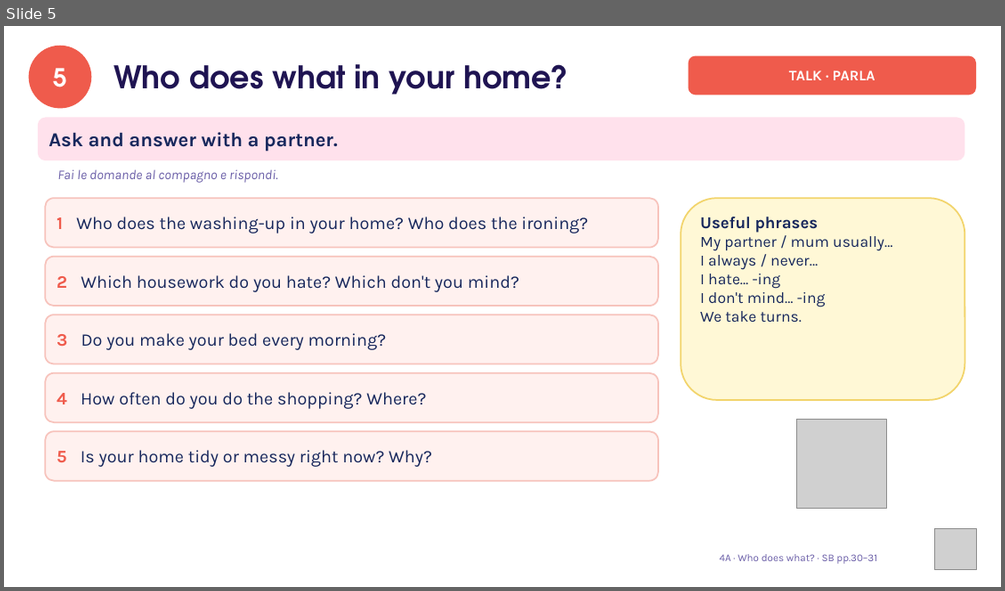
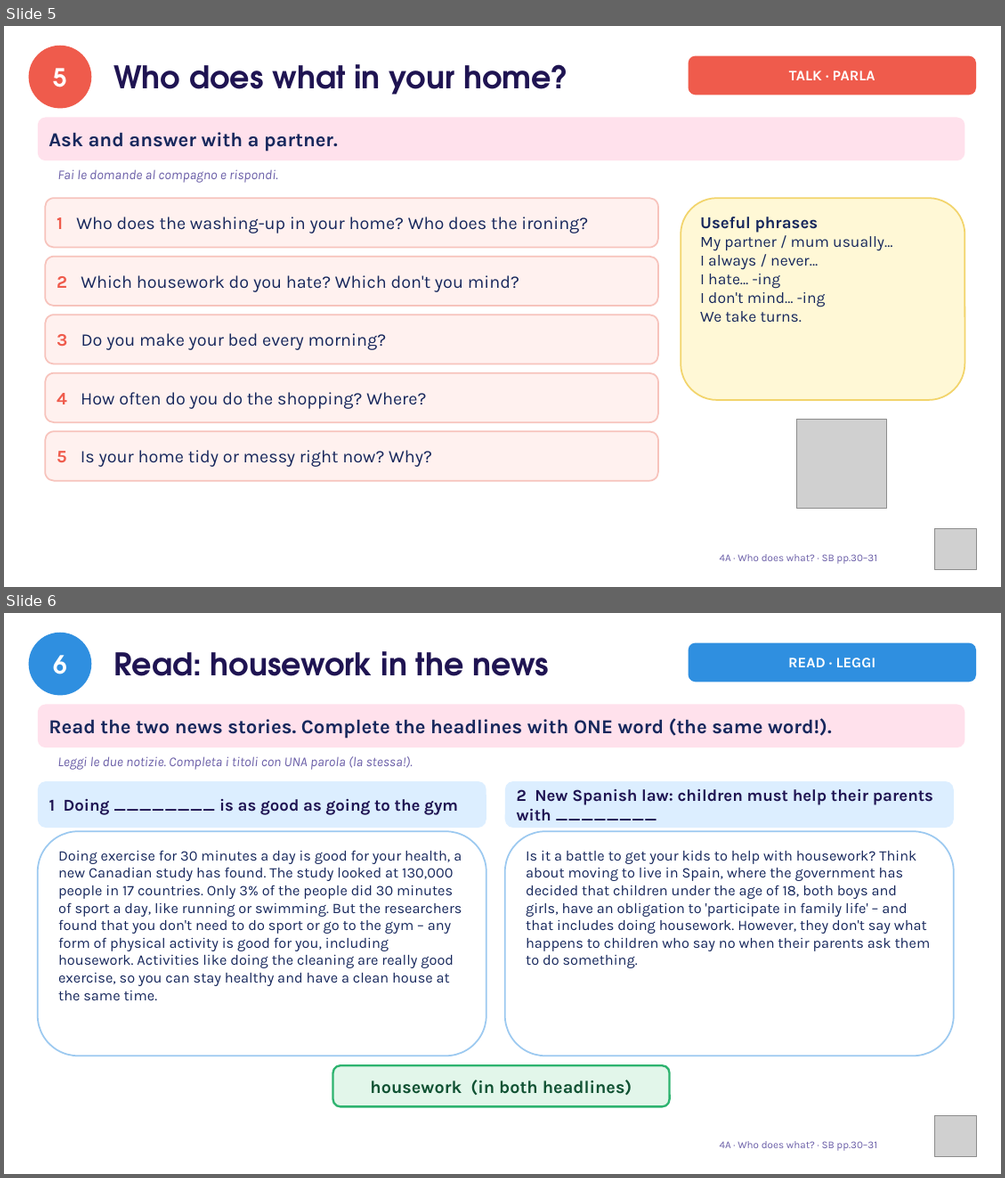
Before and after one commit to londonlanguageschool/Bagheria-, a slide deck: materials/A2/A2_4A_Who_does_what.pptx. Shown one above the other, each under a label of ours: slide 5 before the commit, slides 5 and 6 after it. The pictures are 1005x591 and 1005x1178 pixels, drawn with LibreOffice and Linux fonts; fonts in the diff are those of the drawing; grey boxes stand for pictures. Boxes give left, top, right and bottom in pixels: in the first picture for what was removed or moved away, otherwise in the second. Text is boxed around its words. In the diff, an @@ line names an element or a change of style, - is before the commit and + after.

```diff
--- a/materials/A2/A2_4A_Who_does_what.pptx
+++ b/materials/A2/A2_4A_Who_does_what.pptx
@@ slide 6 added at (x1=4, y1=613, x2=1001, y2=1174), background #FFFFFF @@
@@ ellipse added at (x1=30, y1=634, x2=90, y2=694), fill #2F8FE0, outline #2F8FE0 3 pt, 24 pt, text #FFFFFF, bold @@
+6
@@ text added at (x1=113, y1=651, x2=549, y2=676), 30 pt, text #1F1452, bold @@
+Read: housework in the news
@@ rounded rectangle added at (x1=688, y1=643, x2=976, y2=682), fill #2F8FE0, 14 pt, text #FFFFFF, bold @@
+READ · LEGGI
@@ rounded rectangle added at (x1=38, y1=705, x2=965, y2=747), fill #FFE1EC, 19 pt, text #16275C, bold @@
+Read the two news stories. Complete the headlines with ONE word (the same word!).
@@ text added at (x1=57, y1=756, x2=413, y2=770), 13 pt, text #6B5FA8, italic @@
+Leggi le due notizie. Completa i titoli con UNA parola (la stessa!).
@@ rounded rectangle added at (x1=38, y1=781, x2=486, y2=827), fill #DCEEFF, 16 pt, text #1F1452, bold @@
+1 Doing ________ is as good as going to the gym
@@ rounded rectangle added at (x1=505, y1=781, x2=954, y2=827), fill #DCEEFF, 16 pt, text #1F1452, bold @@
+2 New Spanish law: children must help their parents with ________
@@ rounded rectangle added at (x1=38, y1=831, x2=486, y2=1055), fill #FFFFFF, outline #9CC9F0 1.5 pt, 14 pt, text #16275C @@
+Doing exercise for 30 minutes a day is good for your health, a new Canadian study has found. The study looked at 130,000 people in 17 countries. Only 3% of the people did 30 minutes of sport a day, like running or swimming. But the researchers found that you don't need to do sport or go to the gym – any form of physical activity is good for you, including housework. Activities like doing the cleaning are really good exercise, so you can stay healthy and have a clean house at the same time.
@@ rounded rectangle added at (x1=505, y1=831, x2=954, y2=1055), fill #FFFFFF, outline #9CC9F0 1.5 pt, 14 pt, text #16275C @@
+Is it a battle to get your kids to help with housework? Think about moving to live in Spain, where the government has decided that children under the age of 18, both boys and girls, have an obligation to 'participate in family life' – and that includes doing housework. However, they don't say what happens to children who say no when their parents ask them to do something.
@@ rounded rectangle added at (x1=333, y1=1065, x2=670, y2=1107), fill #E2F6EA, outline #2DB36F 2 pt, 17 pt, text #0F5132, bold @@
+housework (in both headlines)
@@ picture added at (x1=935, y1=1116, x2=976, y2=1157) @@
@@ text added at (x1=720, y1=1141, x2=877, y2=1151), 10 pt, text #6B5FA8 @@
+4A · Who does what? · SB pp.30–31
```
Also in this commit, not shown: 11 slides changed, 2 other slides added, 1 slide removed, 3 other files.
